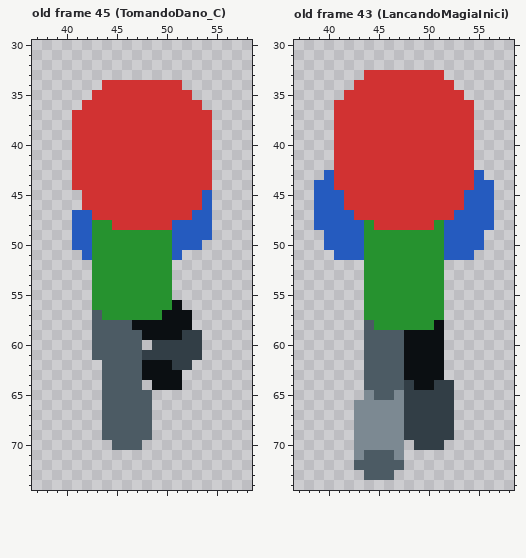
One commit to this pixel-art file: Assets/Sprites/Personagens/Jogador/Personagem_Base.ase. The first picture shows the starting point.
96x96 pixels, 78 frames. Shown: old frame 45 (TomandoDano_C): x 37..58, y 30..74; old frame 43 (LancandoMagiaInici): x 37..58, y 30..74. The commit also changed other frames, which this record leaves out.
New version:
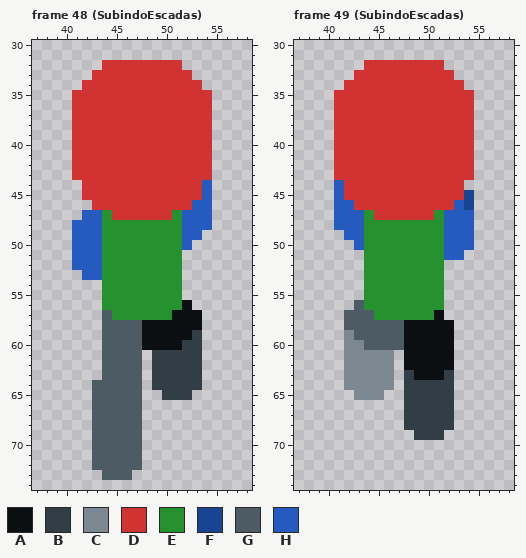
Palette (. is transparent): A #0b0f12  B #323e46  C #7c8992  D #d13232  E #26922f  F #194492  G #4c5b64  H #255bbf
A new or re-ordered frame is compared with the old frame closest to it.
Log entry: Sprites de Subir Escadas Novos sprites adicionados para quando o personagem estiver subindo em escadas.
The edit:
frames 78 -> 82
Changed rows in their new state; - is an unchanged pixel.
Frame 48 (SubindoEscadas) is new; against old frame 45 (TomandoDano_C):
first column x 41:
32 ---DDDDDDDD---
33 --DDDDDDDDDD--
34 -DD--------DD-
35 DD----------DD
36 D------------D
first column x 41:
44 .------------H
46 -.----------H-
47 .-HE------EH--
48 --H-EEEEEEE---
49 --H-------E--.
50 --H-------E-.-
51 H-H-------E---
52 HHH-------E---
53 -HH-------E---
54 --.-------E---
55 --.-------E---
56 --.-------EA--
57 --.G-----E--A-
58 --.---G-----A-
59 --.--------A--
60 --.----AAAA---
61 --.----.------
62 -------.BB--B-
63 -------.BBBBB-
64 --G-----BBBBB-
65 --G----.-BBB--
66 --G----.------
67 --G----.------
68 --G----.------
69 --G----.------
70 --GG----------
71 --GGGGG-------
72 --GGGGG-------
73 ---GGG--------
Frame 49 (SubindoEscadas) is new; against old frame 43 (LancandoMagiaInici):
first column x 41:
32 ---DDDDDDDD---
33 --D--------D--
34 -D----------D-
35 D------------D
first column x 39:
43 -.--------------.-
44 ..H------------...
45 ..-------------F..
46 ..-H----------HF..
47 ..--HE------EH--..
48 ..----EEEEEE----..
49 -..-------------.-
50 -...------------.-
51 --...----------.--
first column x 42:
56 -G---------
57 GGG------A-
58 GG-GGGAAA-A
59 CG--------A
60 CC--------A
61 CCCCC.----A
62 CCCCC.----A
63 CCCCC.B---B
64 CCCCC.-BB--
65 -C-C..-----
66 -.....-----
67 -.....-----
68 -.....-----
69 -......---.
70 -.....-...-
71 -.....-----
72 -.....-----
73 --...------
Where, in picture pixels (left, top, right, bottom), the same in both pictures:
added: (72, 60, 212, 110)
changed: (72, 180, 212, 480)
added: (334, 60, 474, 100)
changed: (314, 170, 494, 480)
